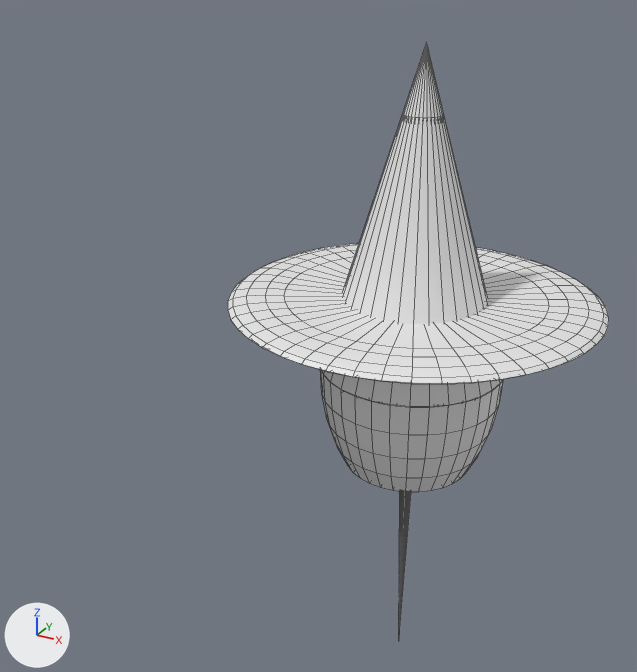
Renders of the Blender file blends/??? neautrealizer.blend from each side of a commit.
The view is the same before and after, from a 50 mm camera at (3.31, -8.12, 3.4) aimed at (-1.29, 0.24, -0.79). The axes (+X, +Y, +Z) are drawn at lower left. The lights are the same throughout. The first picture is the older version. Mesh edges are drawn as thin lines.
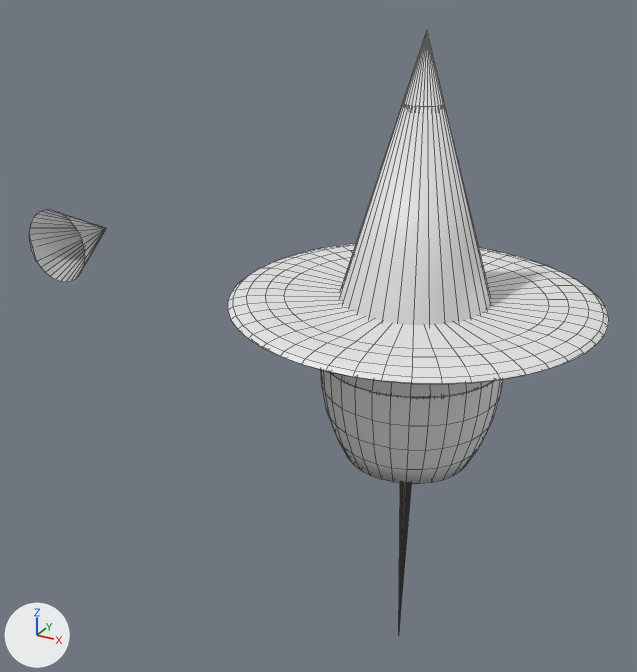
The newer file is also rescaled (x2.162), turned or shifted as a whole; pictures and numbers use the older file's frame.

Location of each change, [x1, y1, x2, y2] in pixels of the pictures (637 x 672 px):
'Cone', moved: before [320, 42, 504, 630]; after [321, 32, 503, 627]
'Cone.002', added: after [29, 210, 107, 282]

What the commit changed:
me_cone has 290 vertices, 289 faces and spans x -1.0..1.0, y -1.0..1.0, z -3.33..1.0.
me_cone is used by ob_cone; location (0.0, 0.0, 0.92); scale (1.0, 1.0, 1.67).
me_cone part 1: all faces are now shaded smooth (289 of 289 changed).
Mesh me_cone_002 is new.
It has 63 vertices, 58 faces and spans x -1.0..1.0, y -1.0..1.0, z -1.0..1.0.
Object 'Cone' (ob_cone) moves from (0.0, 0.0, 0.92) to (0.0, 0.0, 1.03).
Object 'Cone.002' (ob_cone_002) is new; it shows me_cone_002.
Its location is (-4.63, 0.0, 0.0).
Its rotation in degrees is (90, 0, 180).
Its scale is (0.463, 0.463, 0.463).
